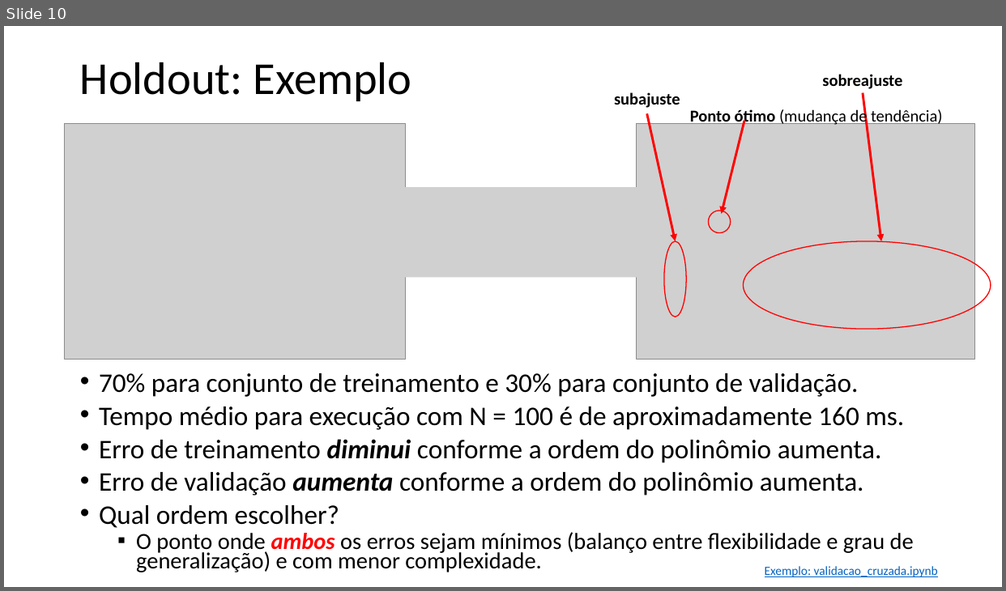
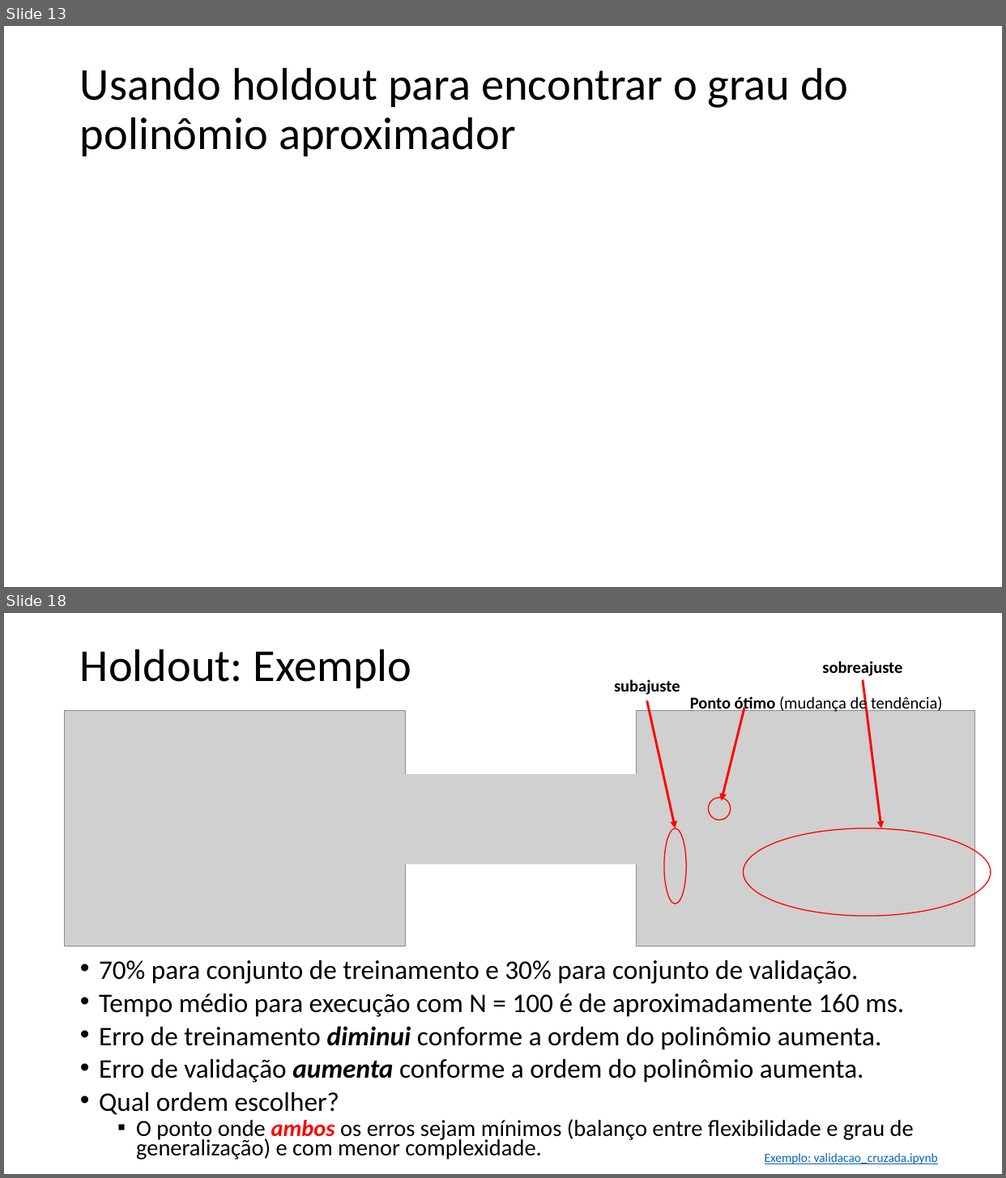
Before and after one commit to zz4fap/t319_aprendizado_de_maquina, a slide deck: slides/T319_Regressão_Linear (Parte V).pptx. Shown one above the other, each under a label of ours: slide 10 before the commit, slides 13 and 18 after it; the slides between them are not shown. The pictures are 1006x591 and 1006x1178 pixels, drawn with LibreOffice and Linux fonts; fonts in the diff are those of the drawing; grey boxes stand for pictures. Boxes give left, top, right and bottom in pixels: in the first picture for what was removed or moved away, otherwise in the second. Text is boxed around its words. In the diff, an @@ line names an element or a change of style, - is before the commit and + after.

```diff
--- a/slides/T319_Regressão_Linear (Parte V).pptx
+++ b/slides/T319_Regressão_Linear (Parte V).pptx
@@ slide 13 added at (x1=4, y1=26, x2=1002, y2=587), background #FFFFFF @@
@@ title added at (x1=80, y1=67, x2=848, y2=156), 44 pt, text #000000 @@
+Usando holdout para encontrar o grau do polinômio aproximador
@@ what was slide 10 is now slide 18 @@
```
Also in this commit, not shown: 1 slide changed, 8 other slides added, 1 slide removed, 1 other file.
